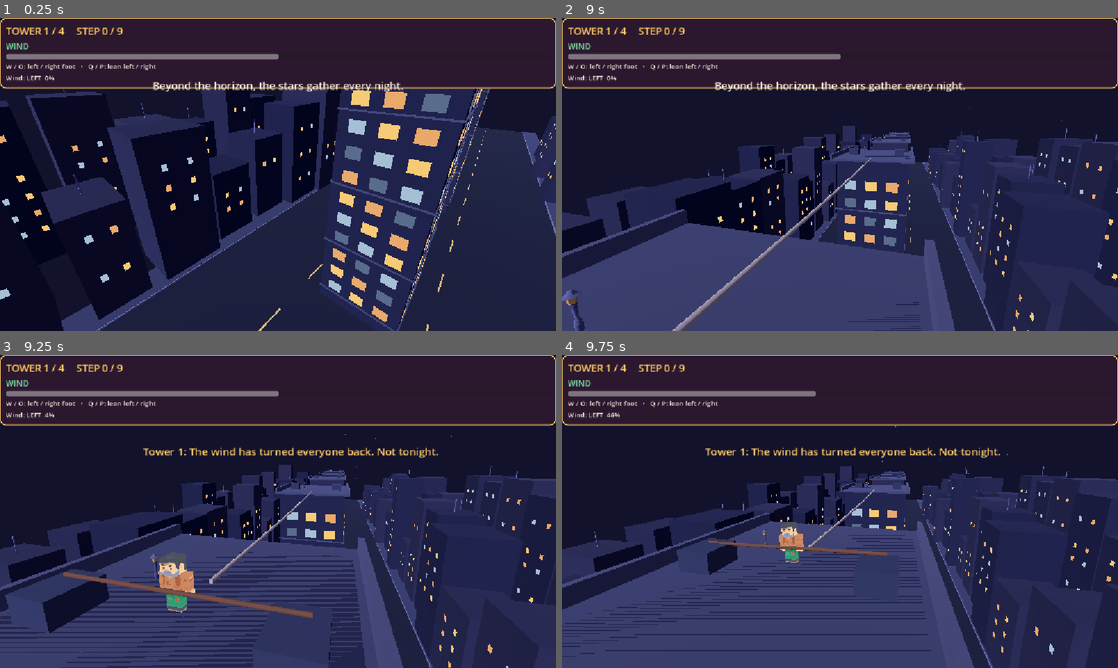
Above: before the commit, frames 1-4 (two rows, left to right).
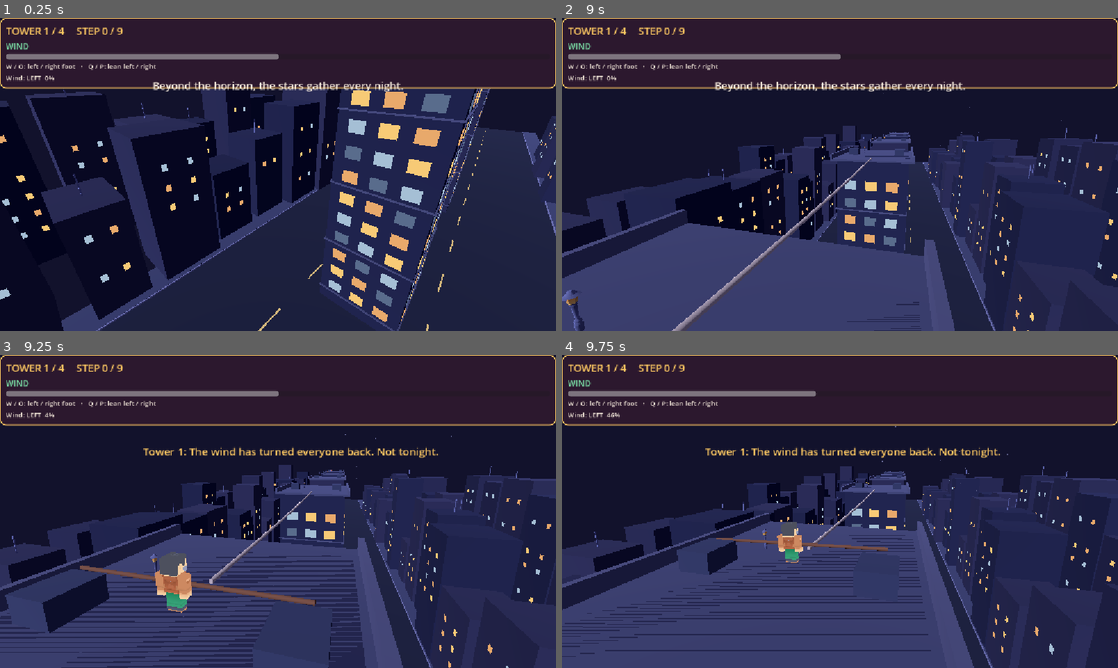
Above: after the commit, the same moments.

Repository: Ady-computerscience/tightrope_walker_alpha
Game: Godot game, scene res://scenes/main.tscn
Two runs of this game, one before a commit and one after it. Both use one fixed random seed, a clock stepped at 60 frames per second and the inputs below.
Inputs:
- Up to frame 1 (0.25 s): no input
- Up to frame 2 (9 s): tap Enter at 0.5 s; hold P (lean_right) 0.53-1.28 s; tap Space (release) every 1.5 s from 0.6 to 8.1 s; hold Q (lean_left) 1.28-2.03 s; tap E every 1.5 s from 1.35 to 8.85 s; hold P (lean_right) 2.03-3.53 s; hold Q (lean_left) 3.53-5.78 s; hold P (lean_right) 5.78-8.03 s; hold Q (lean_left) from 8.03 s (still down)
- Up to frame 3 (9.25 s): keep holding Q (lean_left)
- Up to frame 4 (9.75 s): release Q (lean_left) at 9.53 s; hold P (lean_right) from 9.53 s (still down); tap Space (release) at 9.6 s

Frames 1-2 are identical in both runs. In frame 3, 1.7% of the frame differs, in the area x 11-57%, y 63-85%; in frame 4, 0.7%.

Commit message:
Make stuntman face forwards

Diff:
--- a/scripts/game.gd
+++ b/scripts/game.gd
@@ -11,7 +11,7 @@
 const ROPE_COLOR := Color("ecd6ac")
 const HOT_COLOR := Color("ff5c46")
 const POLE_WAIST_Y := 1.15
-const POLE_FRONT_Z := 0.42
+const POLE_FRONT_Z := -0.42
 const STORIES := [
 	"The wind has turned everyone back. Not tonight.",
 	"Even the birds doubt you. Let them watch you prove them wrong.",
@@ -393,6 +393,7 @@
 			walker_model = scene.instantiate() as Node3D
 			if walker_model != null:
 				walker.add_child(walker_model)
+				walker_model.rotation.y = PI
 				walker_animation = walker_model.find_child("AnimationPlayer", true, false) as AnimationPlayer
 				_play_walker_animation("idle")
 				return
--- a/tests/test_scene.gd
+++ b/tests/test_scene.gd
@@ -47,8 +47,13 @@
 		printerr("FAIL: Kenney character or holiday decoration did not load")
 		quit(1)
 		return true
+	var model: Node3D = game.get("walker_model")
+	if model.transform.basis.z.dot(Vector3.FORWARD) < 0.99:
+		printerr("FAIL: walker does not face the next tower")
+		quit(1)
+		return true
 	var pole: MeshInstance3D = game.get("pole")
-	if pole == null or not is_equal_approx(pole.position.y, 1.15) or not is_equal_approx(pole.position.z, 0.42) or absf(pole.transform.basis.y.x) < 0.95:
+	if pole == null or not is_equal_approx(pole.position.y, 1.15) or not is_equal_approx(pole.position.z, -0.42) or absf(pole.transform.basis.y.x) < 0.95:
 		printerr("FAIL: balance pole is not horizontal in front of the waist")
 		quit(1)
 		return true
